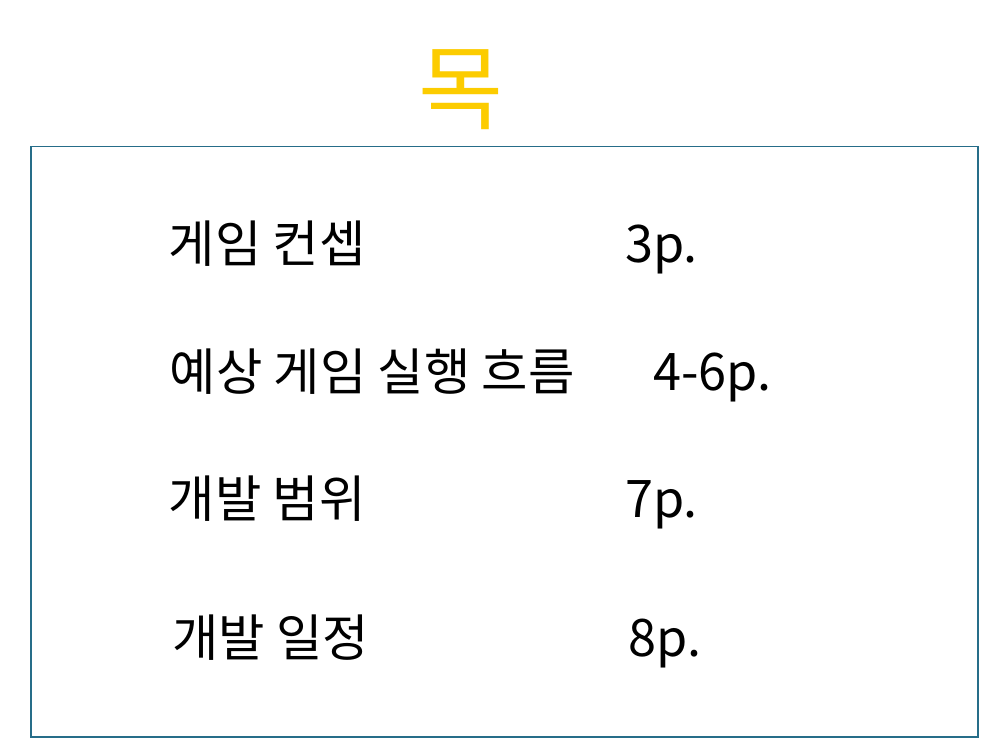
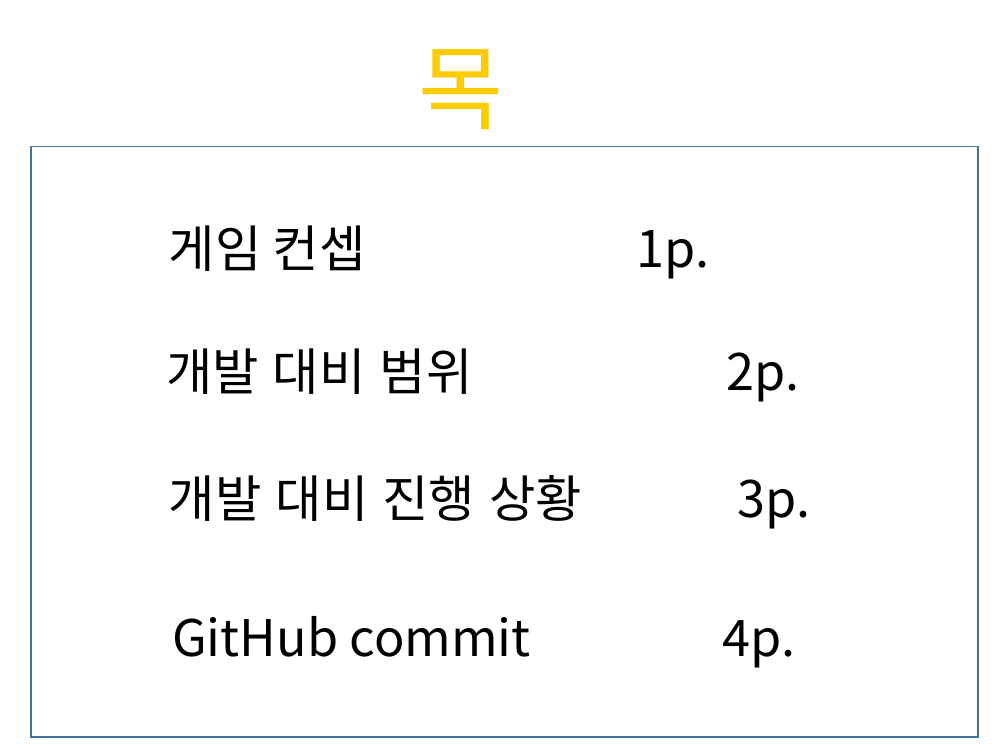
Before and after one commit to leejunguk/2dgample, a slide deck: slide 2 of 2차과제 2013180030 이정욱.pptx. Drawn at 1008x756 pixels with LibreOffice and Linux fonts; fonts in the diff are those of the drawing; background and template pictures are left out. Boxes give left, top, right and bottom in pixels: in the first picture for what was removed or moved away, otherwise in the second. Text is boxed around its words. In the diff, an @@ line names an element or a change of style, - is before the commit and + after.

```diff
--- a/2차과제 2013180030 이정욱.pptx
+++ b/2차과제 2013180030 이정욱.pptx
@@ rectangle at (31, 146, 979, 737): outline #266D8A 1 pt to #43739E 1 pt @@
@@ text at (169, 225, 710, 279): text changed @@
-게임 컨셉 3p.
+게임 컨셉 1p.
@@ text at (166, 348, 800, 402): text changed @@
-예상 게임 실행 흐름 4-6p.
+개발 대비 범위 2p.
@@ text at (169, 475, 810, 529): text changed @@
-개발 범위 7p.
+개발 대비 진행 상황 3p.
@@ text at (172, 616, 796, 668): text changed @@
-개발 일정 8p.
+GitHub commit 4p.
```
Also in this commit, not shown: 5 other slides changed, 1 slide added, 3 slides removed.
